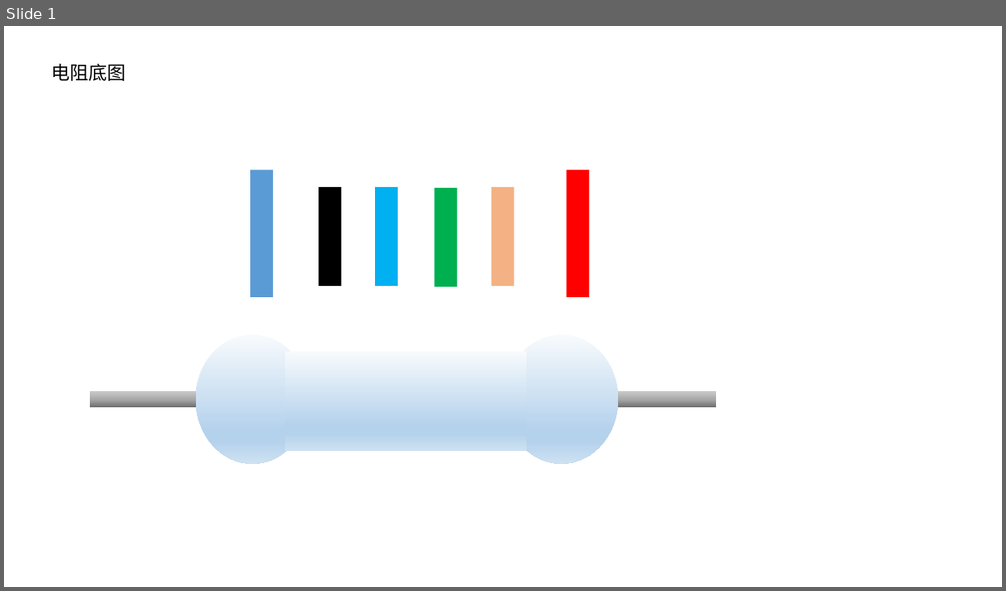
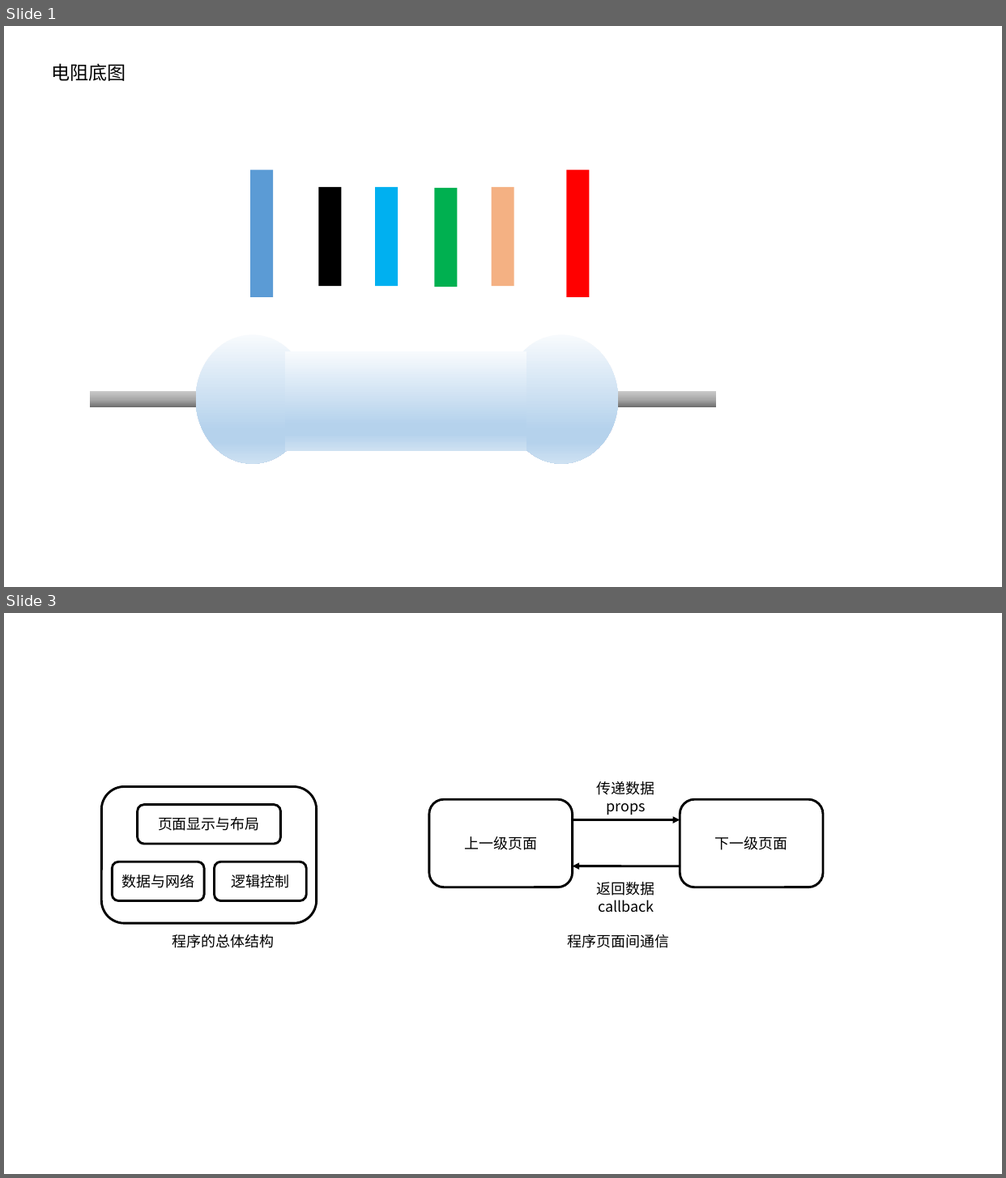
Before and after one commit to goozyshi/Gooit, a slide deck: Gooit自绘图标.pptx. Shown one above the other, each under a label of ours: slide 1 before the commit, slides 1 and 3 after it; the slides between them are not shown. The pictures are 1006x591 and 1006x1178 pixels, drawn with LibreOffice and Linux fonts; fonts in the diff are those of the drawing. Boxes give left, top, right and bottom in pixels: in the first picture for what was removed or moved away, otherwise in the second. Text is boxed around its words. In the diff, an @@ line names an element or a change of style, - is before the commit and + after.

```diff
--- a/Gooit自绘图标.pptx
+++ b/Gooit自绘图标.pptx
@@ slide 3 added at bbox=[4, 613, 1002, 1174], background #FFFFFF @@
@@ group added at bbox=[101, 786, 316, 948]: 4 rounded rectangles, 1 text @@
+页面显示与布局
+数据与网络
+逻辑控制
+程序的总体结构
@@ group added at bbox=[429, 781, 823, 948]: 3 texts, 2 rounded rectangles, 2 arrows @@
+上一级页面
+下一级页面
+传递数据
+props
+返回数据
+callback
+程序页面间通信
```
Also in this commit, not shown: 1 slide changed, 2 other slides added, 2 slides removed, 21 other files.
